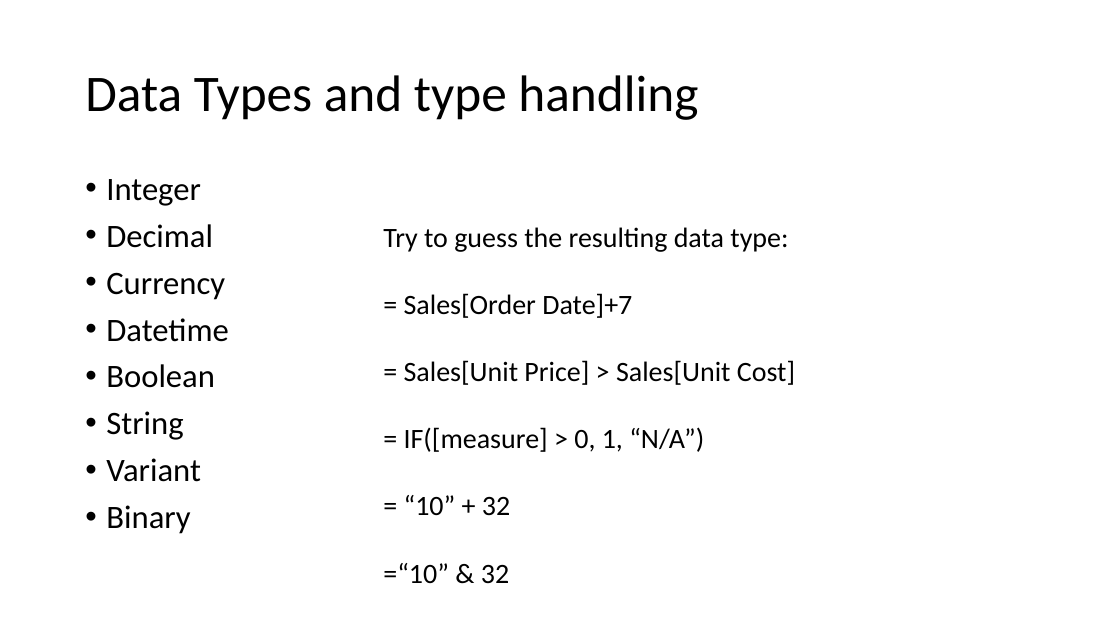
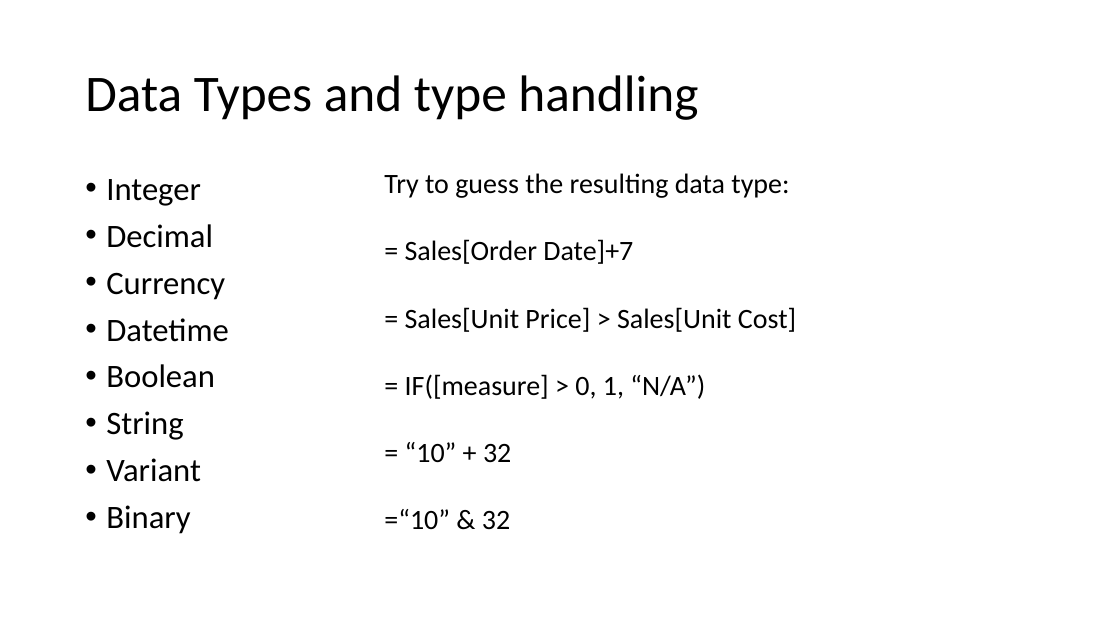
Before and after one commit to LukasSteindl/tabularmodelforfinance, a slide deck: slide 31 of Slides.pptx. Drawn at 1120x630 pixels with LibreOffice and Linux fonts; fonts in the diff are those of the drawing. Boxes give left, top, right and bottom in pixels: in the first picture for what was removed or moved away, otherwise in the second. Text is boxed around its words. In the diff, an @@ line names an element or a change of style, - is before the commit and + after.

```diff
--- a/Slides.pptx
+++ b/Slides.pptx
@@ text "Try to guess the resulting ...": place and size @@
-text "Try to guess the resulting ..." at (383, 227, 795, 583)
+text "Try to guess the resulting ..." at (384, 173, 796, 529)
```
Also in this commit, not shown: 2 other slides changed, 2 other files.
